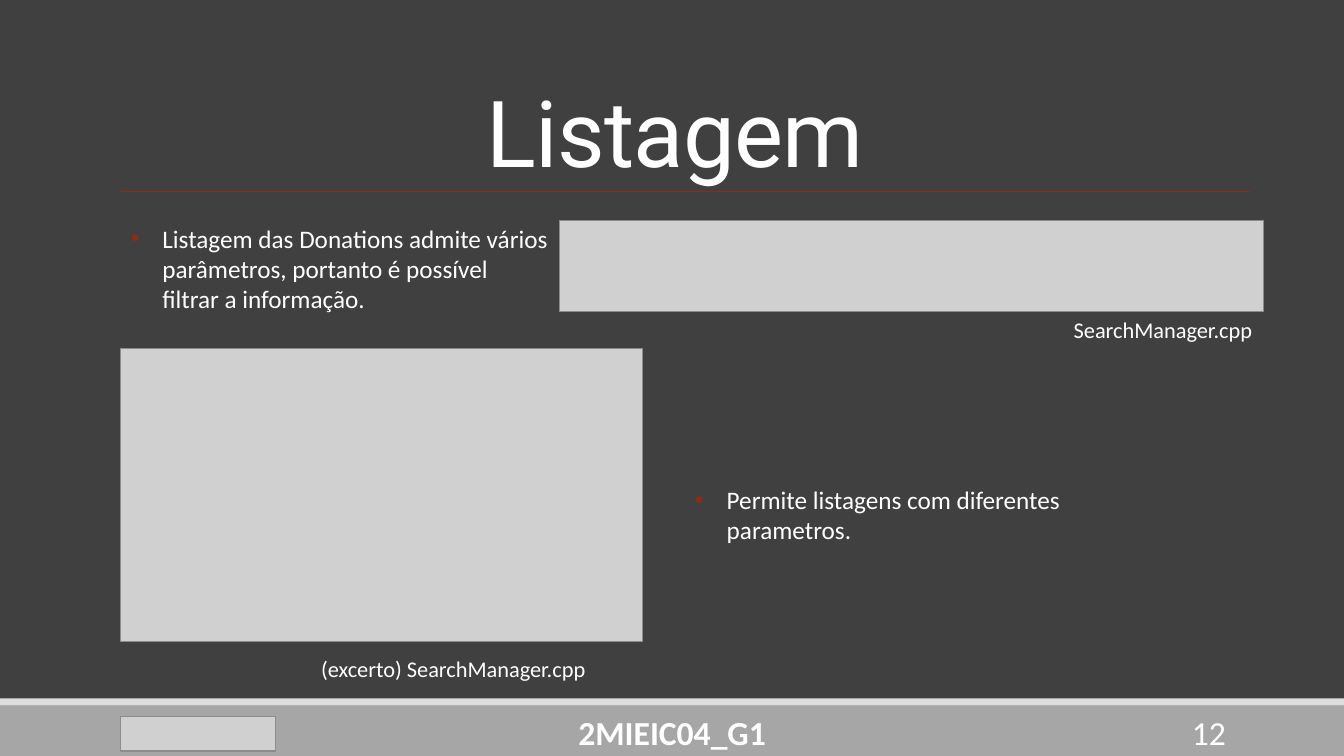
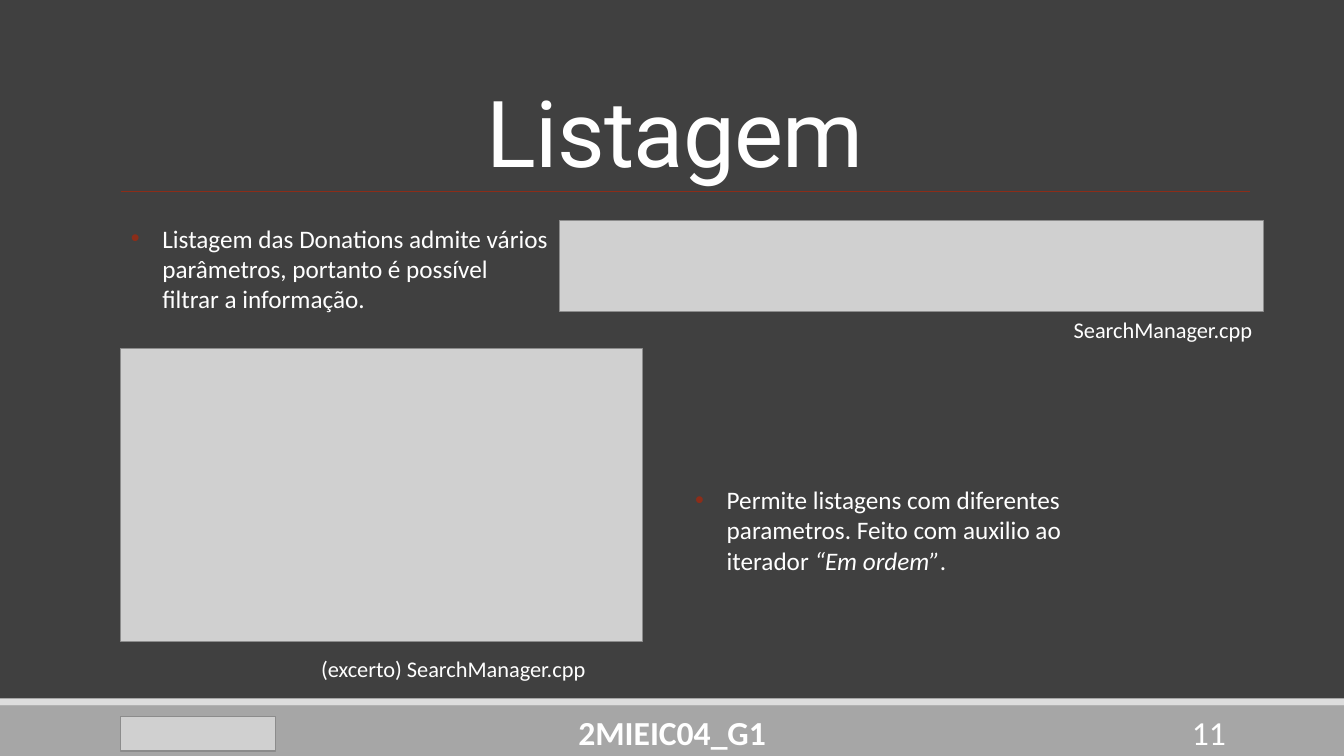
Before and after one commit to DoStini/FEUP-AEDA-proj, a slide deck: slide 11 of StreamZ__P2.pptx (slide 12 before the commit). Drawn at 1344x756 pixels with LibreOffice and Linux fonts; fonts in the diff are those of the drawing; grey boxes stand for pictures. Boxes give left, top, right and bottom in pixels: in the first picture for what was removed or moved away, otherwise in the second. Text is boxed around its words. In the diff, an @@ line names an element or a change of style, - is before the commit and + after.

```diff
--- a/StreamZ__P2.pptx
+++ b/StreamZ__P2.pptx
@@ text at box(727, 491, 1060, 570): text changed @@
-• Permite listagens com diferentes parametros.
+• Permite listagens com diferentes parametros. Feito com auxilio ao iterador “Em ordem”.
@@ page number at box(1192, 723, 1226, 745): text changed @@
-12
+11
```
Also in this commit, not shown: 6 other slides changed, 1 slide removed.
